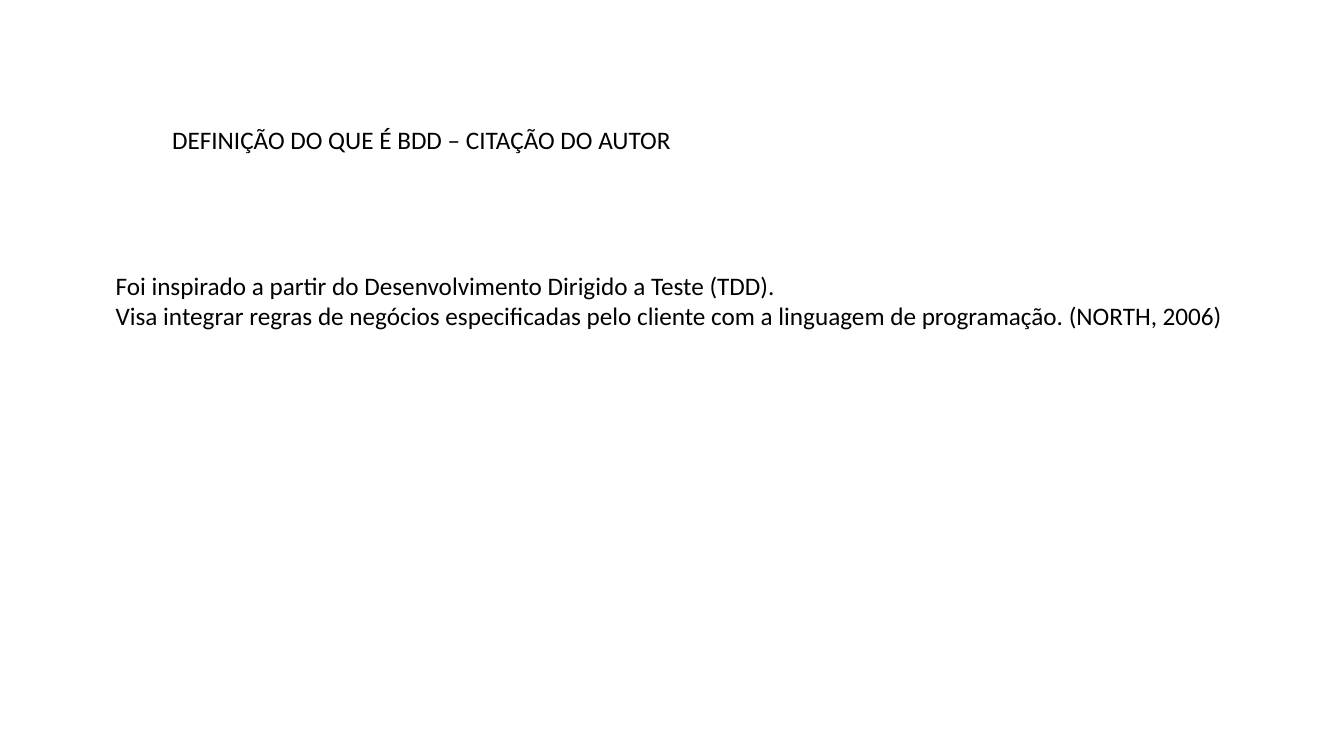
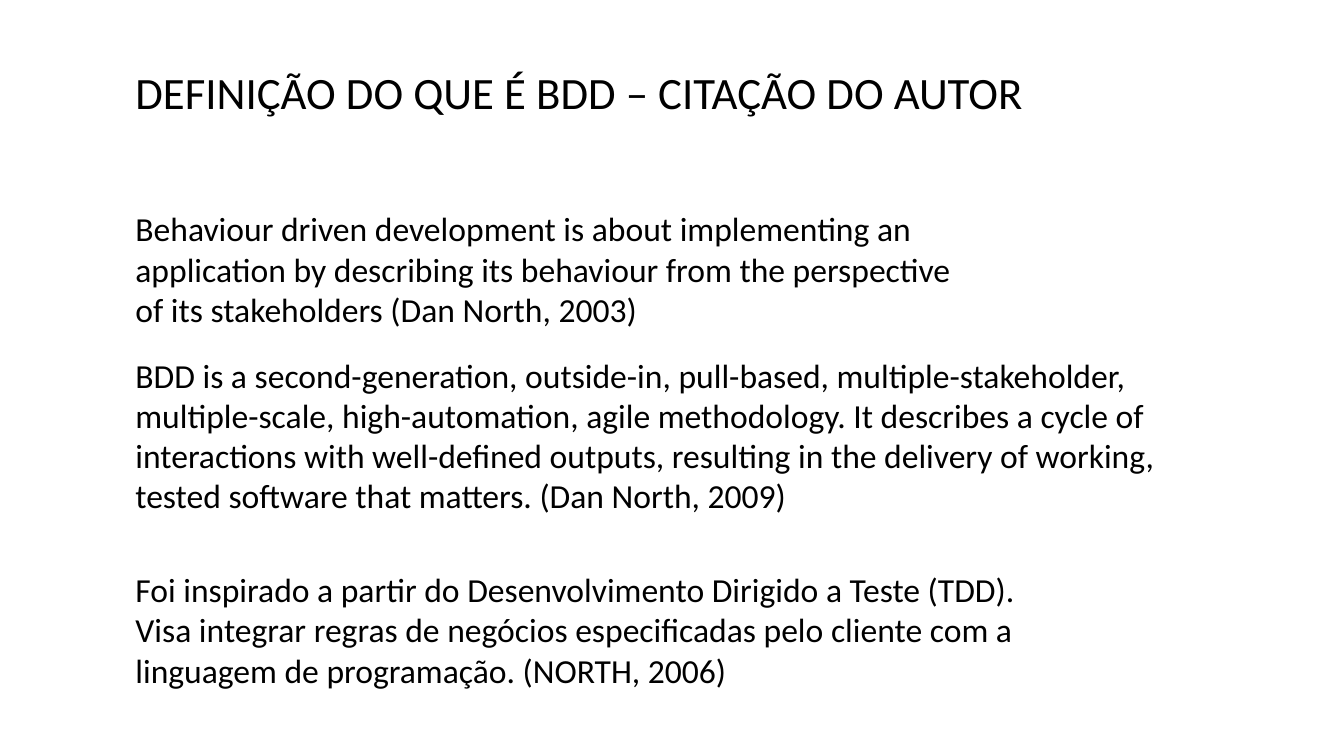
Before and after one commit to feevars/fatec4SEM, a slide deck: slide 2 of 2SEM/IES100 - Engenharia de Software I/BDD - Behavior Driven Development/apresentacao-oficial_BDD.pptx. Drawn at 1344x756 pixels with LibreOffice and Linux fonts; fonts in the diff are those of the drawing. Boxes give left, top, right and bottom in pixels: in the first picture for what was removed or moved away, otherwise in the second. Text is boxed around its words. In the diff, an @@ line names an element or a change of style, - is before the commit and + after.

```diff
--- a/2SEM/IES100 - Engenharia de Software I/BDD - Behavior Driven Development/apresentacao-oficial_BDD.pptx
+++ b/2SEM/IES100 - Engenharia de Software I/BDD - Behavior Driven Development/apresentacao-oficial_BDD.pptx
@@ text "DEFINIÇÃO DO QUE É BDD ...": place and size @@
-text "DEFINIÇÃO DO QUE É BDD ..." at bbox=[172, 129, 670, 154]
+text "DEFINIÇÃO DO QUE É BDD ..." at bbox=[135, 72, 1022, 117]
@@ text "DEFINIÇÃO DO QUE É BDD ..." at bbox=[135, 72, 1022, 117]: size 18 to 32 pt @@
@@ text added at bbox=[135, 217, 950, 327], 24 pt, text #000000 @@
+Behaviour driven development is about implementing an
+application by describing its behaviour from the perspective
+of its stakeholders (Dan North, 2003)
@@ text added at bbox=[135, 364, 1154, 513], 24 pt, text #000000 @@
+BDD is a second-generation, outside-in, pull-based, multiple-stakeholder,
+multiple-scale, high-automation, agile methodology. It describes a cycle of
+interactions with well-defined outputs, resulting in the delivery of working,
+tested software that matters. (Dan North, 2009)
@@ text at bbox=[135, 577, 1015, 689]: text changed; size 18 to 24 pt @@
-Foi inspirado a partir do Desenvolvimento Dirigido a Teste (TDD).
-Visa integrar regras de negócios especificadas pelo cliente com a linguagem de programação. (NORTH, 2006)
+Foi inspirado a partir do Desenvolvimento Dirigido a Teste (TDD).
+Visa integrar regras de negócios especificadas pelo cliente com a
+linguagem de programação. (NORTH, 2006)
```
Also in this commit, not shown: 6 other slides changed, 1 slide added, 1 slide removed.
